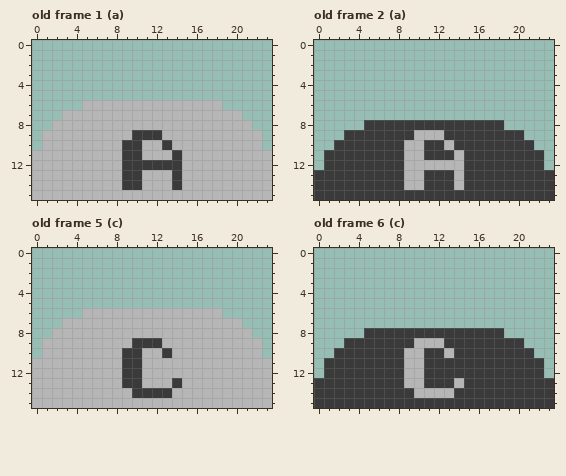
Pixel-art file -- assets/buttons.ase. Above, as it was before the edit.
24x16 pixels, 8 frames. Shown: old frame 1 (a), old frame 2 (a), old frame 5 (c), old frame 6 (c). The commit also changed other frames, which this record leaves out.
The result:
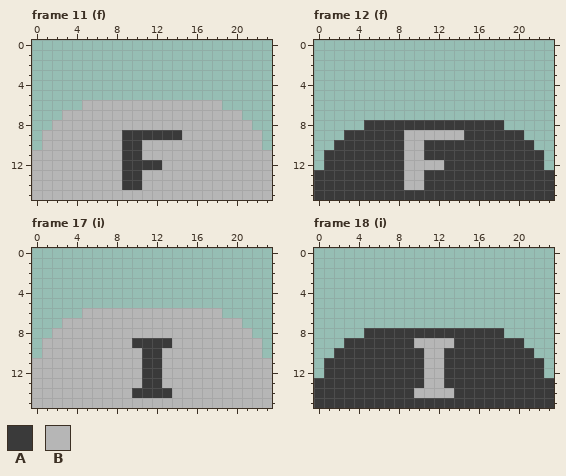
Palette (. is transparent): A #3a3a3a  B #b6b6b6
A new or re-ordered frame is compared with the old frame closest to it.
Message: [button] Add remaining letter sprites
Difference:
frames 8 -> 52
--- frame 11 (f) is new; against old frame 1 (a)
@@ x 7..16 @@
  8 BBBBBBBBBB
- 9 BBBAAABBBB
-10 BBAABBABBB
-11 BBAABBBABB
-12 BBAAAAAABB
-13 BBAABBBABB
-14 BBAABBBABB
+ 9 BBAAAAAABB
+10 BBAABBBBBB
+11 BBAABBBBBB
+12 BBAAAABBBB
+13 BBAABBBBBB
+14 BBAABBBBBB
 15 BBBBBBBBBB
--- frame 12 (f) is new; against old frame 2 (a)
@@ x 7..16 @@
  8 AAAAAAAAAA
- 9 AAABBBAAAA
-10 AABBAABAAA
-11 AABBAAABAA
-12 AABBBBBBAA
-13 AABBAAABAA
-14 AABBAAABAA
+ 9 AABBBBBBAA
+10 AABBAAAAAA
+11 AABBAAAAAA
+12 AABBBBAAAA
+13 AABBAAAAAA
+14 AABBAAAAAA
 15 AAAAAAAAAA
--- frame 17 (i) is new; against old frame 5 (c)
@@ x 7..16 @@
  8 BBBBBBBBBB
- 9 BBBAAABBBB
-10 BBAABBABBB
-11 BBAABBBBBB
-12 BBAABBBBBB
-13 BBAABBBABB
+ 9 BBBAAAABBB
+10 BBBBAABBBB
+11 BBBBAABBBB
+12 BBBBAABBBB
+13 BBBBAABBBB
 14 BBBAAAABBB
--- frame 18 (i) is new; against old frame 6 (c)
@@ x 7..16 @@
  8 AAAAAAAAAA
- 9 AAABBBAAAA
-10 AABBAABAAA
-11 AABBAAAAAA
-12 AABBAAAAAA
-13 AABBAAABAA
+ 9 AAABBBBAAA
+10 AAAABBAAAA
+11 AAAABBAAAA
+12 AAAABBAAAA
+13 AAAABBAAAA
 14 AAABBBBAAA
